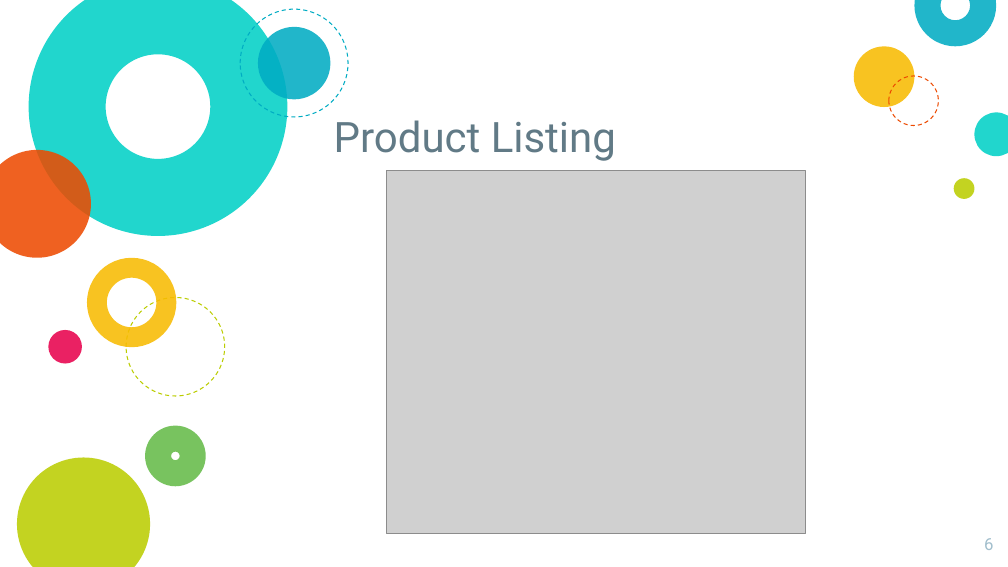
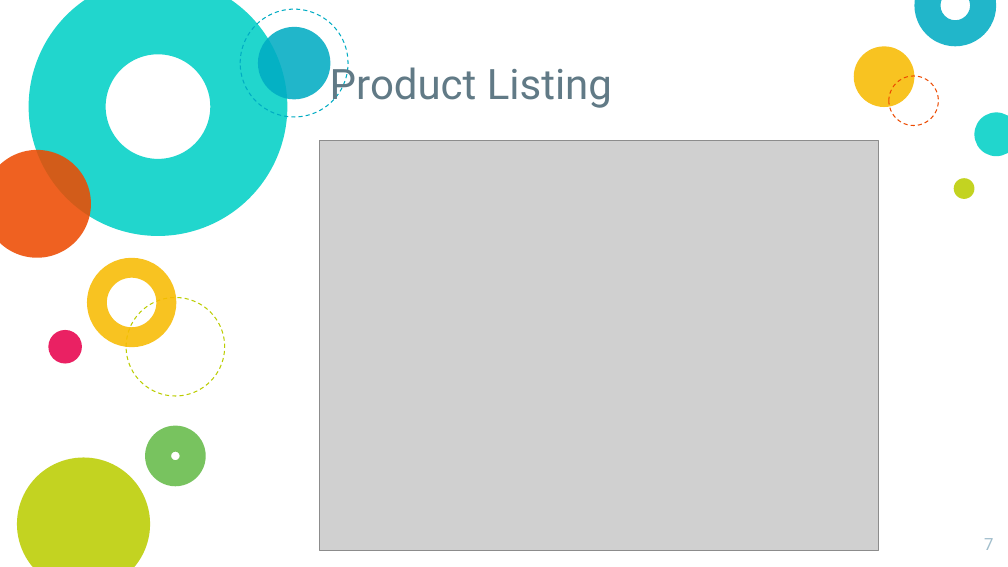
Before and after one commit to mitrjain/eCommerce, a slide deck: slide 7 of weekly_team_presentation/Gladiators week7.pptx (slide 6 before the commit). Drawn at 1008x567 pixels with LibreOffice and Linux fonts; fonts in the diff are those of the drawing; grey boxes stand for pictures. Boxes give left, top, right and bottom in pixels: in the first picture for what was removed or moved away, otherwise in the second. Text is boxed around its words. In the diff, an @@ line names an element or a change of style, - is before the commit and + after.

```diff
--- a/weekly_team_presentation/Gladiators week7.pptx
+++ b/weekly_team_presentation/Gladiators week7.pptx
@@ title "Product Listing" rewrapped from [334,120,616,161] to [330,61,612,108] @@
@@ picture: place and size @@
-picture at [386,171,805,534]
+picture at [320,140,878,550]
@@ page number at [984,538,993,550]: text changed @@
-6
+7
```
Also in this commit, not shown: 1 other slide changed, 6 slides added, 1 slide removed.
